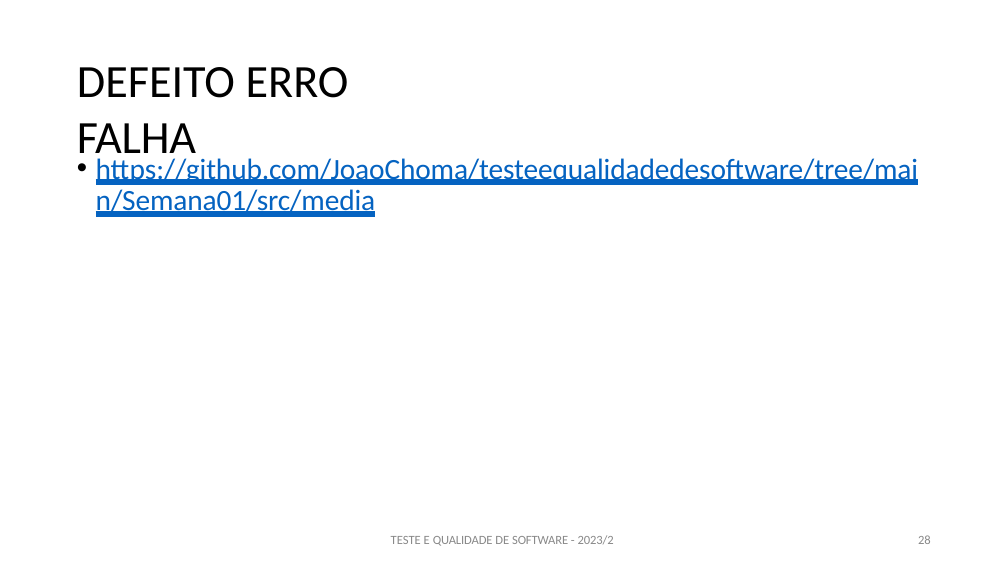
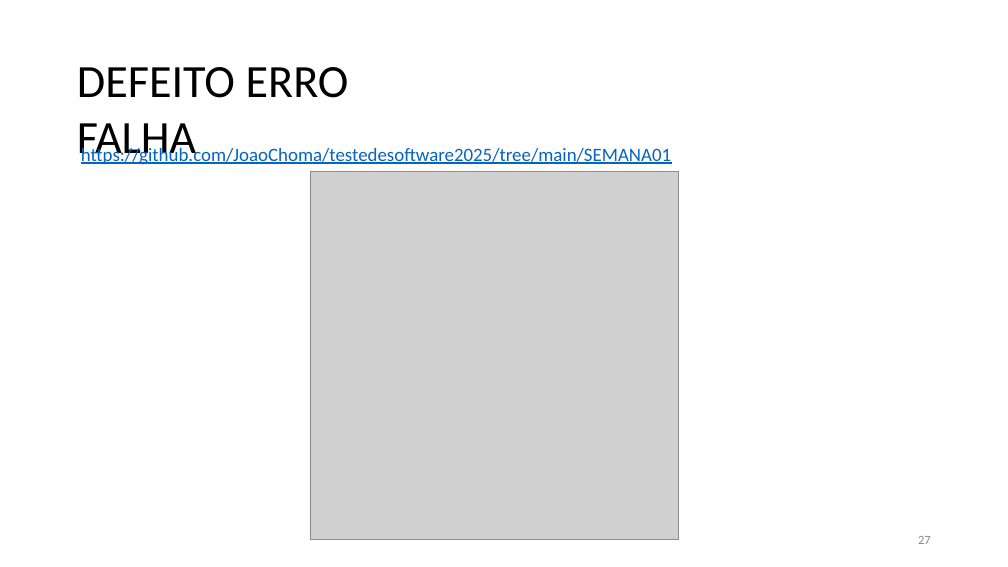
Before and after one commit to JoaoChoma/testedesoftware2025, a slide deck: slide 27 of SEMANA01/semana 01.pptx (slide 28 before the commit). Drawn at 1008x567 pixels with LibreOffice and Linux fonts; fonts in the diff are those of the drawing; grey boxes stand for pictures. Boxes give left, top, right and bottom in pixels: in the first picture for what was removed or moved away, otherwise in the second. Text is boxed around its words. In the diff, an @@ line names an element or a change of style, - is before the commit and + after.

```diff
--- a/SEMANA01/semana 01.pptx
+++ b/SEMANA01/semana 01.pptx
@@ text at box(81, 145, 671, 165): text changed; size 28 to 18 pt @@
-• https://github.com/JoaoChoma/testeequalidadedesoftware/tree/mai n/Semana01/src/media
+https://github.com/JoaoChoma/testedesoftware2025/tree/main/SEMANA01
@@ picture added at box(310, 172, 679, 541) @@
@@ text removed at box(391, 535, 614, 546) @@
-TESTE E QUALIDADE DE SOFTWARE - 2023/2
@@ page number at box(918, 536, 930, 544): text changed @@
-28
+27
```
Also in this commit, not shown: 28 other slides changed, 2 slides removed, 1 other file.
